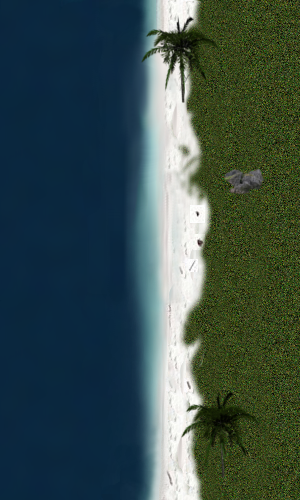
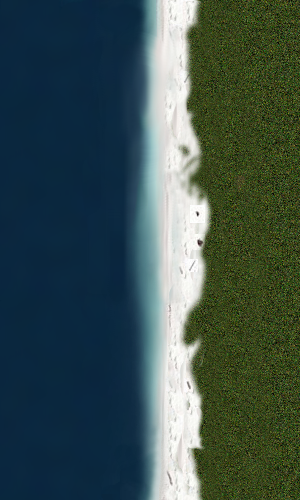
Before/after of a 300×500 layered artwork. What changed in the layer stack:
hid "Clipboard#2" over [224, 168, 264, 194]
hid "Clipboard#3" over [181, 391, 260, 478]
hid "Clipboard#1" over [141, 15, 220, 104]
painted on "Clipboard" over [183, 392, 216, 452]
